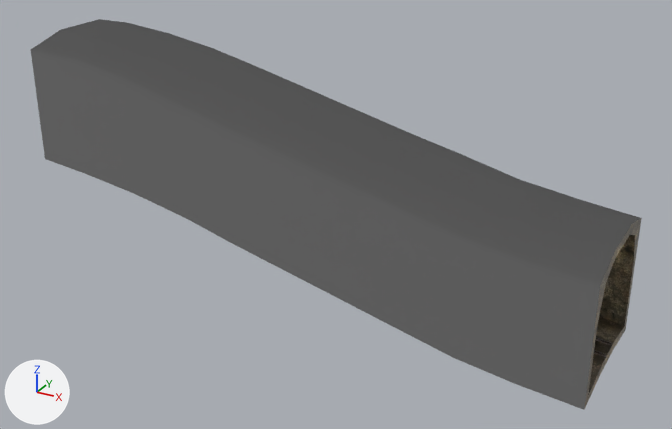
What one commit did to the COLLADA model art/Packs/props/GoldMine/svgoldmine04.dae.
One viewpoint serves both versions: a 50 mm lens placed at (43.3, -75.5, 47.0), pointed at (2.0, -0.4, 9.5). Lighting does not change. The marker at lower left points along +X, +Y and +Z.

Script lines for the objects in view, before the commit:
```python
mat_grey = principled_material('grey')
mat_grey.base_color = (0.174, 0.174, 0.174)  # grey #747474
mat_grey.roughness = 0.35
me_cube2265_sep105_0 = bpy.data.meshes.new('cube2265_sep105-0')
me_cube2265_sep105_0.from_pydata(...)  # 226 vertices, 239 faces; spans x -30.0..30.0, y -7.5..7.7, z 0.0..25.2
# faces by material slot: [109, 48, 32, 50]
me_cube2265_sep105_0.materials.append(mat_cave01)  # picture img_cave01_jpg
me_cube2265_sep105_0.materials.append(mat_cave04)  # picture img_cave04_jpg
me_cube2265_sep105_0.materials.append(mat_cave05)  # picture img_cave05_jpg
me_cube2265_sep105_0.materials.append(mat_grey)  # grey #747474
ob_cube2265_sep105_0 = bpy.data.objects.new('cube2265_sep105-0', me_cube2265_sep105_0)
ob_cube2265_sep105_0.location = (0.0, 0.0, 0.0)
```
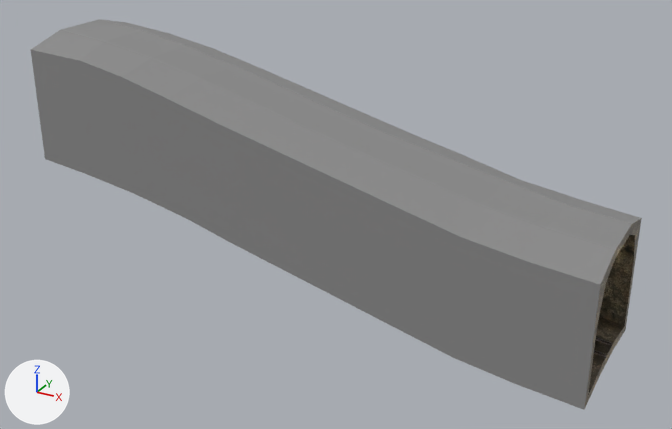
Patch to the scene script:
```diff
--- a/art/Packs/props/GoldMine/svgoldmine04.dae.py
+++ b/art/Packs/props/GoldMine/svgoldmine04.dae.py
@@ mat_grey @@
 mat_grey = principled_material('grey')
-mat_grey.base_color = (0.174, 0.174, 0.174)  # grey #747474
+mat_grey.base_color = (0.26, 0.26, 0.26)  # grey #8b8b8b
 mat_grey.roughness = 0.35
@@ mat_default2 @@
+mat_default2 = principled_material('default2')
+mat_default2.base_color = (1.0, 1.0, 1.0)  # white #ffffff
+mat_default2.roughness = 0.35
@@ me_cube2265_sep105_0 @@
 # used by ob_cube2265_sep105_0; location = (0.0, 0.0, 0.0)
-me_cube2265_sep105_0.from_pydata(...)  # 226 vertices, 239 faces; spans x -30.0..30.0, y -7.5..7.7, z 0.0..25.2
+me_cube2265_sep105_0.from_pydata(...)  # 226 vertices, 267 faces; spans x -30.0..30.0, y -7.5..7.7, z 0.0..25.2
+# me_cube2265_sep105_0 part 1
+# 4 faces are deleted
+# 12 new faces join them, mat_default2 (white #ffffff)
+# 18 new faces join them, mat_grey (grey #8c8c8c)
+# me_cube2265_sep105_0 part 2: 46 kept faces spanning x -30.0..30.0, y -7.5..7.7, z 0.6..25.2 get new texture (UV) coordinates
 me_cube2265_sep105_0.materials.append(mat_cave01)
@@ me_cube2265_sep105_0 @@
 me_cube2265_sep105_0.materials.append(mat_grey)
+me_cube2265_sep105_0.materials.append(mat_default2)  # white #ffffff
```

What differs and where, as boxes (x1, y1, x2, y2) in the pictures (672 x 429 px):
'cube2265_sep105-0', recoloured, reshaped
    both: (31, 19, 642, 410)
part 1 of me_cube2265_sep105_0, built on
    both: (31, 50, 600, 410)
part 2 of me_cube2265_sep105_0, surface changed
    both: (31, 19, 641, 384)
